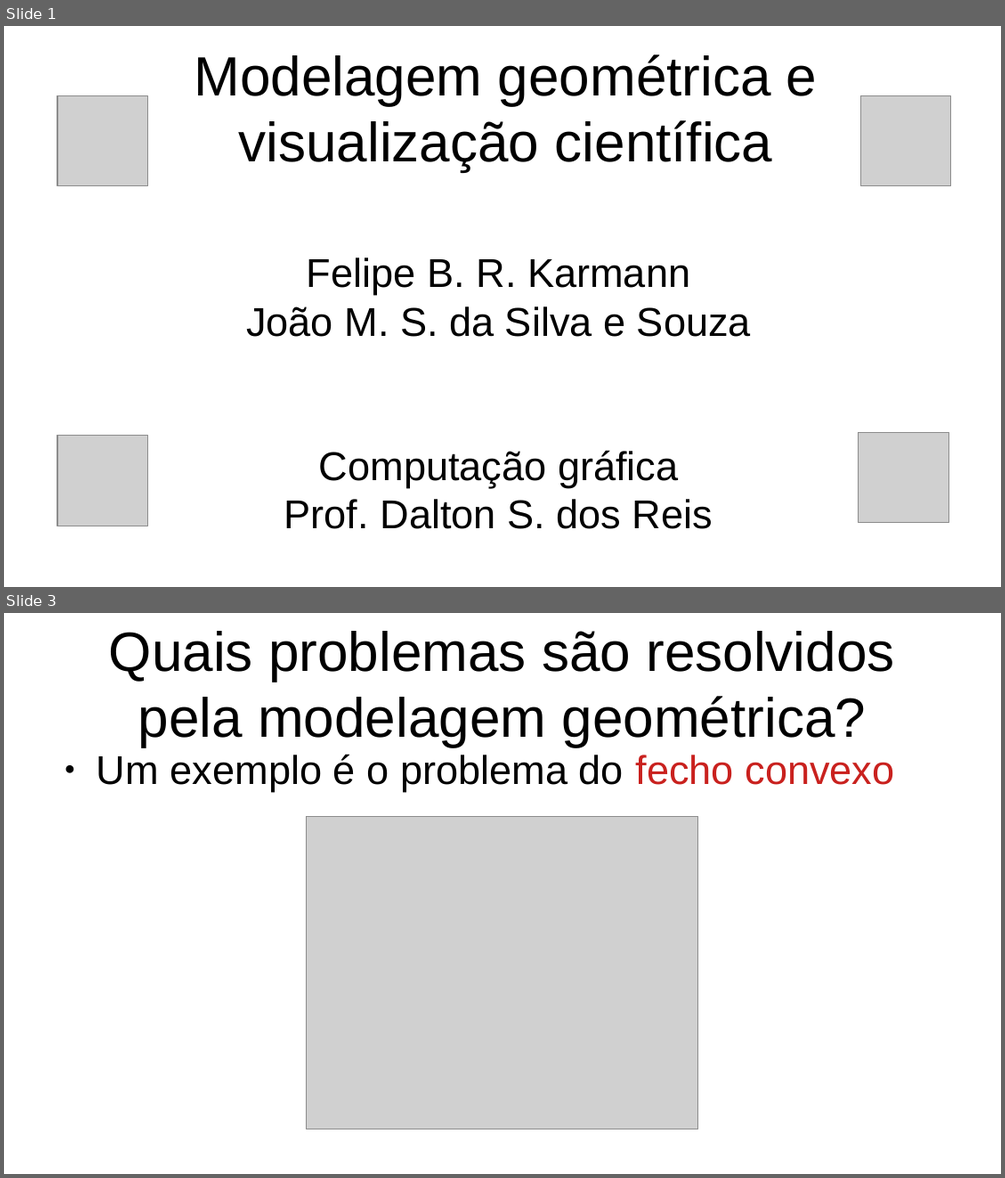
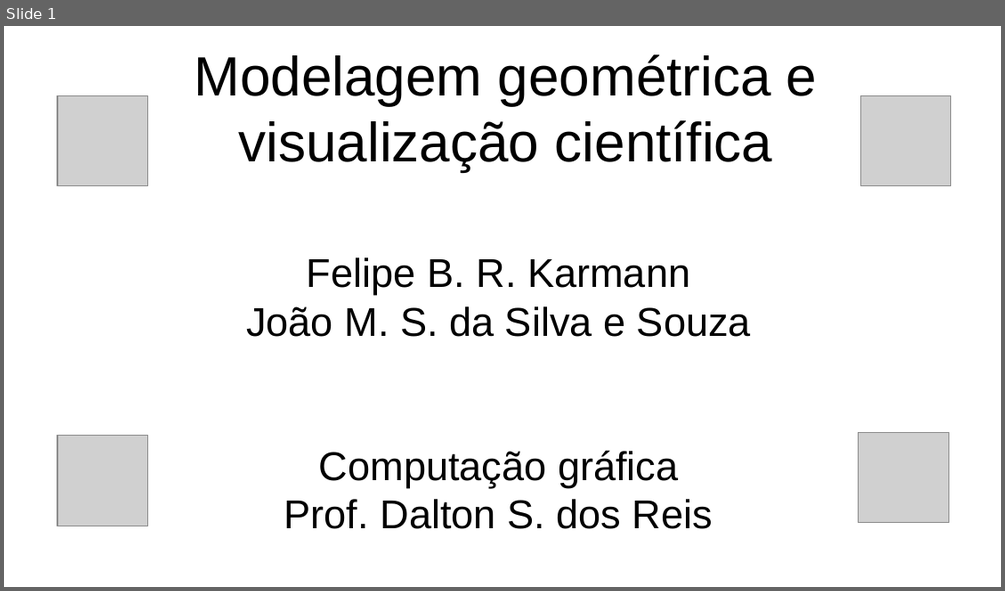
Before and after one commit to gcgfurb/CG_2024-2_not_equipe-01, a slide deck: Unidade1/slides.odp. Shown one above the other, each under a label of ours: slides 1 and 3 before the commit, slide 1 after it; the slides between them are not shown. The pictures are 1005x1178 and 1005x591 pixels, drawn with LibreOffice and Linux fonts; fonts in the diff are those of the drawing; grey boxes stand for pictures. Boxes give left, top, right and bottom in pixels: in the first picture for what was removed or moved away, otherwise in the second. Text is boxed around its words. In the diff, an @@ line names an element or a change of style, - is before the commit and + after.

```diff
--- a/Unidade1/slides.odp
+++ b/Unidade1/slides.odp
@@ slide 3 removed at bbox=[4, 613, 1001, 1174], background #FFFFFF @@
@@ title removed at bbox=[109, 631, 894, 747] @@
-Quais problemas são resolvidos pela modelagem geométrica?
@@ text removed at bbox=[97, 754, 895, 791] @@
-● Um exemplo é o problema do fecho convexo
@@ picture removed at bbox=[307, 817, 699, 1129] @@
```
Also in this commit, not shown: 1 slide changed, 3 slides added, 1 other file.
